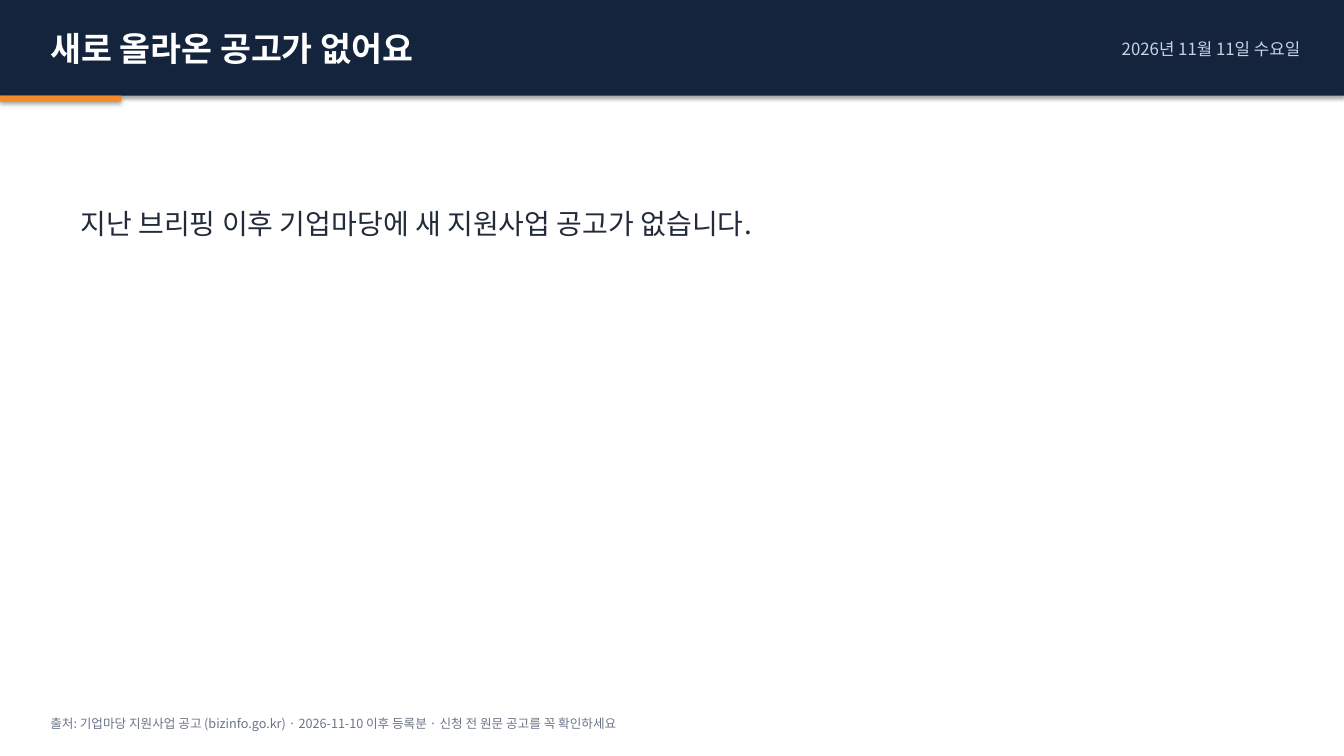
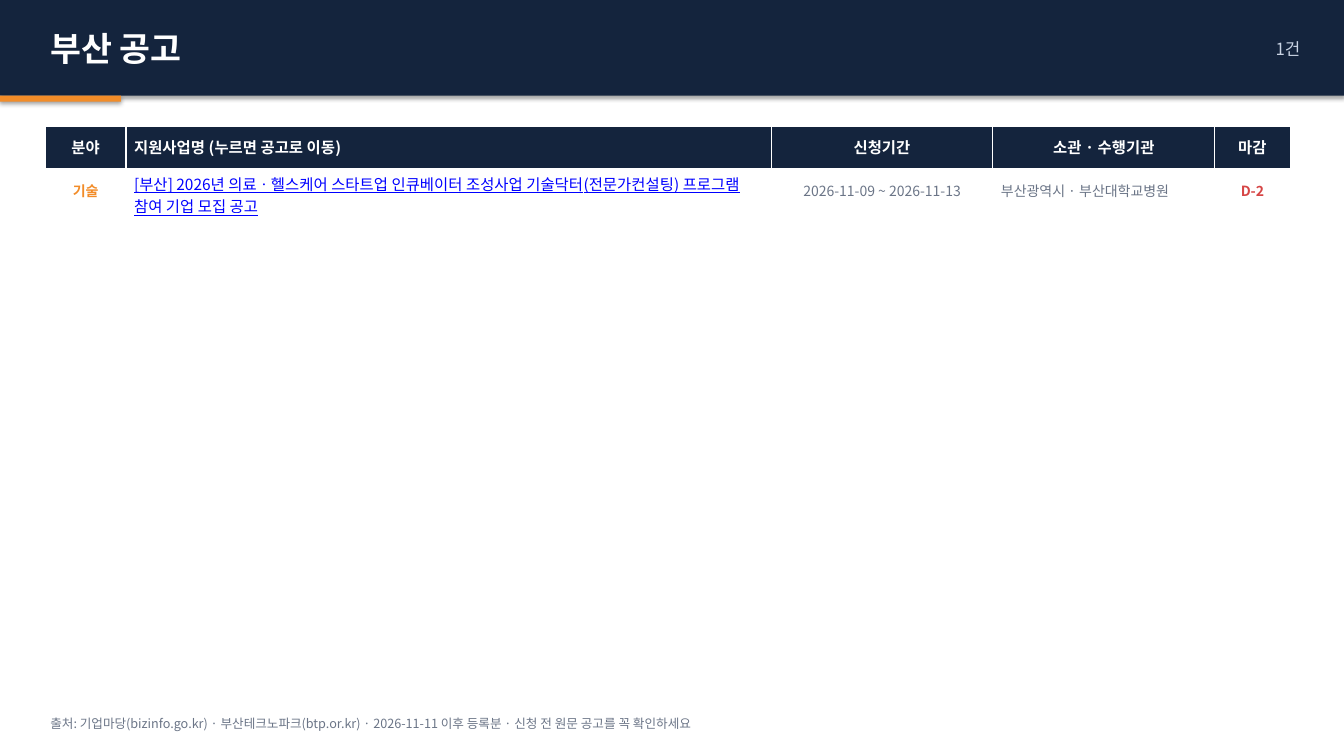
Before and after one commit to juddmank/helprnd.com, a slide deck: slide 4 of site/briefings/2026-11-11_지원사업공고.pptx (slide 2 before the commit). Drawn at 1344x756 pixels with LibreOffice and Linux fonts; fonts in the diff are those of the drawing. Boxes give left, top, right and bottom in pixels: in the first picture for what was removed or moved away, otherwise in the second. Text is boxed around its words. In the diff, an @@ line names an element or a change of style, - is before the commit and + after.

```diff
--- a/site/briefings/2026-11-11_지원사업공고.pptx
+++ b/site/briefings/2026-11-11_지원사업공고.pptx
@@ text at (x1=50, y1=33, x2=182, y2=64): text changed @@
-새로 올라온 공고가 없어요
+부산 공고
@@ text at (x1=1276, y1=41, x2=1301, y2=56): text changed @@
-2026년 11월 11일 수요일
+1건
@@ table added at (x1=45, y1=126, x2=1291, y2=220), 2 rows, 5 columns @@
+분야 | 지원사업명 (누르면 공고로 이동) | 신청기간 | 소관 · 수행기관 | 마감
+기술 | [부산] 2026년 의료ㆍ헬스케어 스타트업 인큐베이터 조성사업 기술닥터(전문가컨설팅) 프로그램 참여 기업 모집 공고 | 2026-11-09 ~ 2026-11-13 | 부산광역시 · 부산대학교병원 | D-2
@@ text removed at (x1=81, y1=210, x2=751, y2=237) @@
-지난 브리핑 이후 기업마당에 새 지원사업 공고가 없습니다.
@@ text at (x1=50, y1=717, x2=691, y2=731): text changed @@
-출처: 기업마당 지원사업 공고 (bizinfo.go.kr) · 2026-11-10 이후 등록분 · 신청 전 원문 공고를 꼭 확인하세요
+출처: 기업마당(bizinfo.go.kr) · 부산테크노파크(btp.or.kr) · 2026-11-11 이후 등록분 · 신청 전 원문 공고를 꼭 확인하세요
```
Also in this commit, not shown: 1 other slide changed, 17 slides added, 6 other files.
